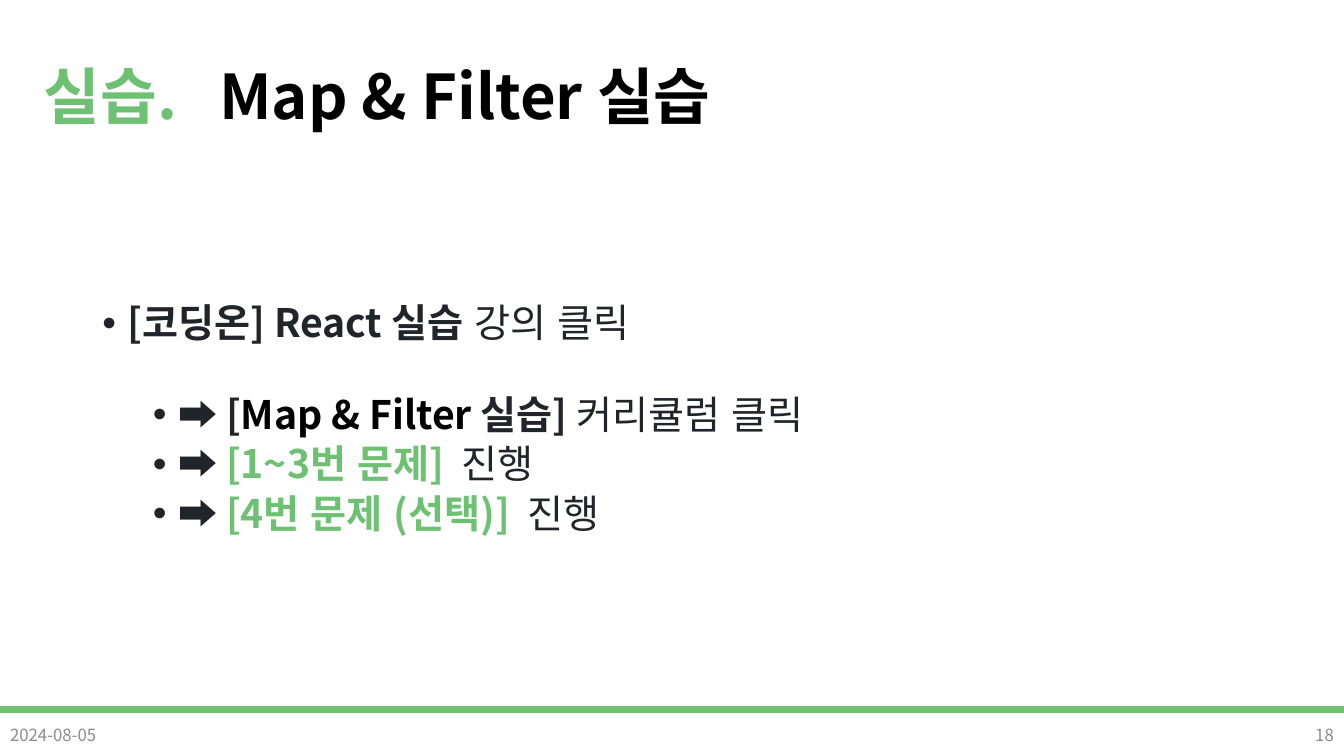
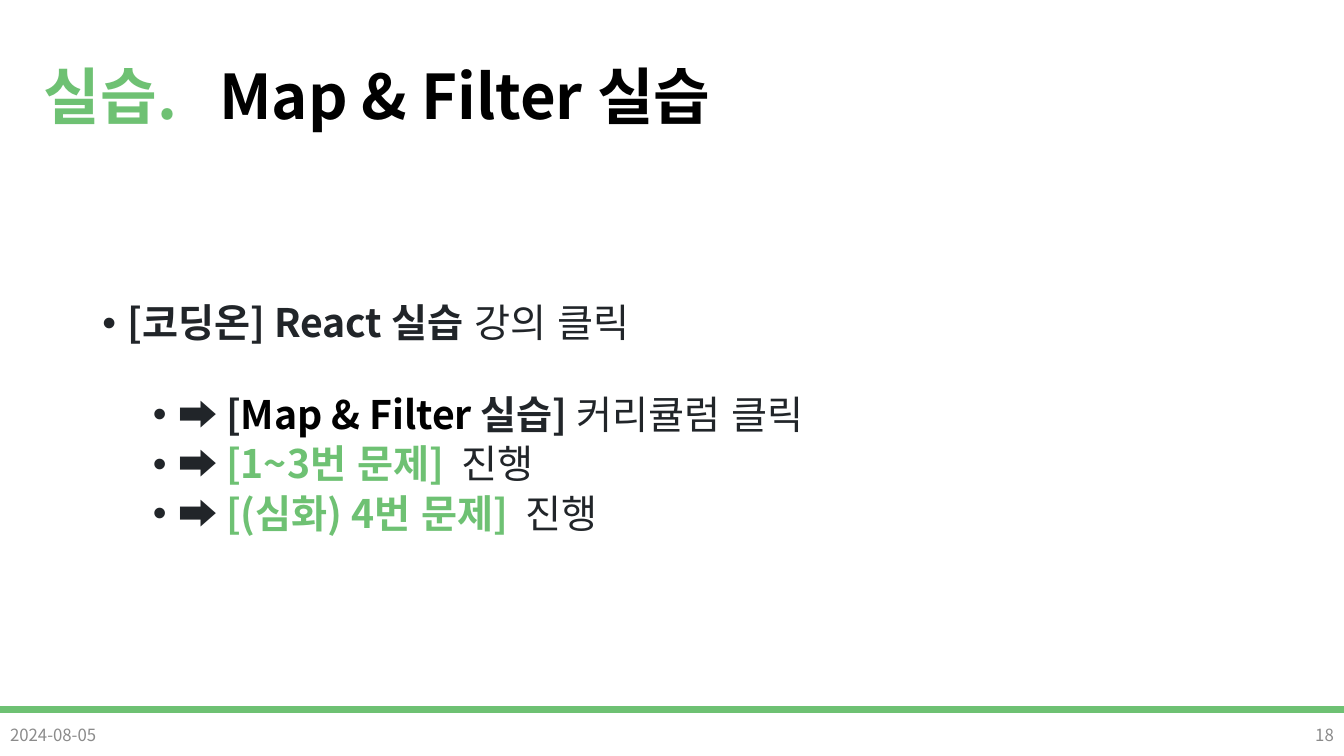
Before and after one commit to DevDamon0527/SeSAC_Yeongdeungpo_Campus_6th, a slide deck: slide 18 of material/[SeSAC_YDP_6] 26_React_map_filter.pptx. Drawn at 1344x756 pixels with LibreOffice and Linux fonts; fonts in the diff are those of the drawing; background and template pictures are left out. Boxes give left, top, right and bottom in pixels: in the first picture for what was removed or moved away, otherwise in the second. Text is boxed around its words. In the diff, an @@ line names an element or a change of style, - is before the commit and + after.

Commit message:
React filter 강의 준비 8/5

```diff
--- a/material/[SeSAC_YDP_6] 26_React_map_filter.pptx
+++ b/material/[SeSAC_YDP_6] 26_React_map_filter.pptx
@@ text at box(226, 495, 598, 536): text changed @@
-  • ➡ [4번 문제 (선택)] 진행
+  • ➡ [(심화) 4번 문제] 진행
```
Also in this commit, not shown: 2 other slides changed, 18 other files.
